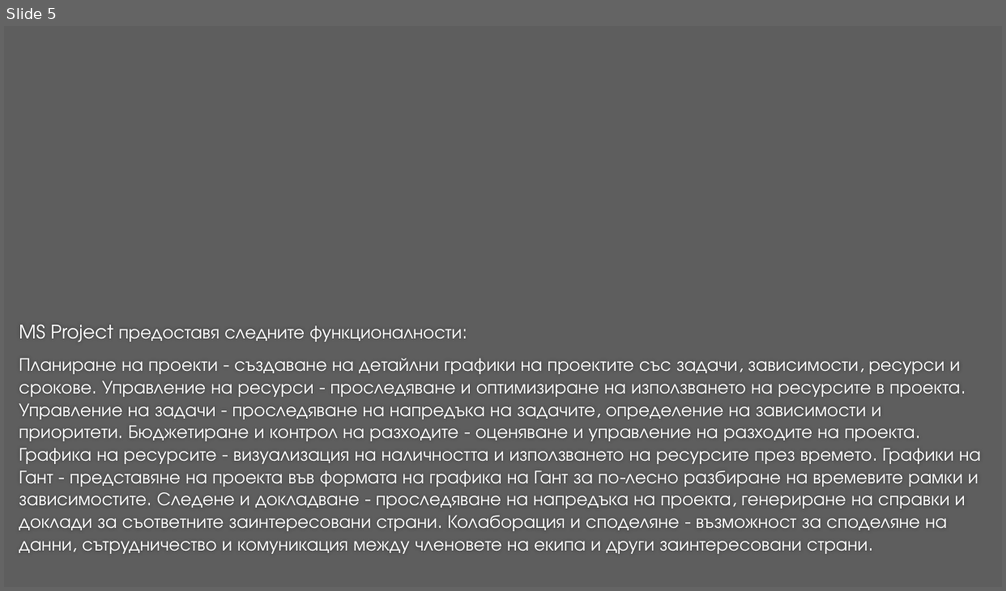
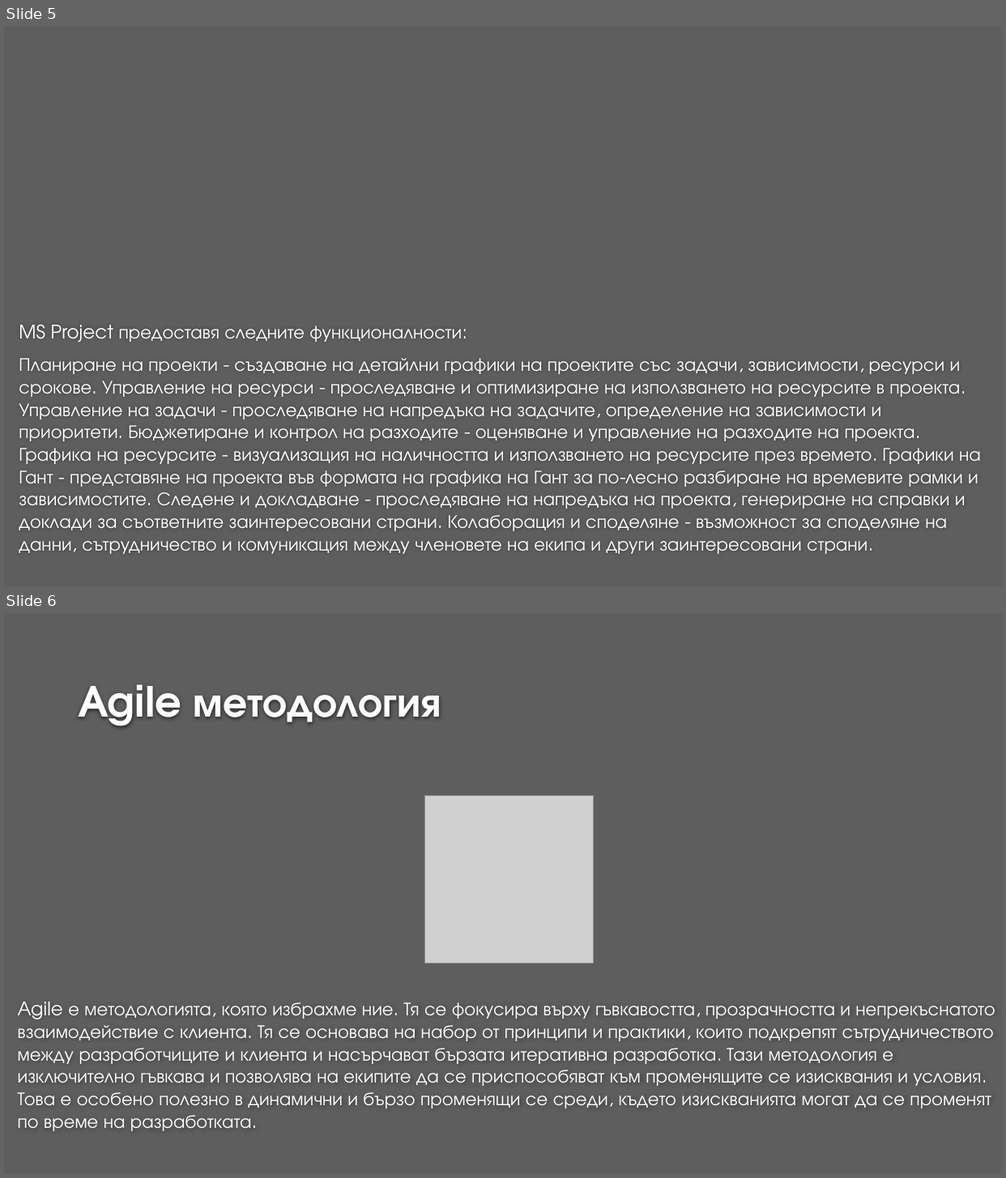
Before and after one commit to AtanasDimov/USPPROJECT, a slide deck: Презентация проект УСП.pptx. Shown one above the other, each under a label of ours: slide 5 before the commit, slides 5 and 6 after it. The pictures are 1006x591 and 1006x1178 pixels, drawn with LibreOffice and Linux fonts; fonts in the diff are those of the drawing; grey boxes stand for pictures; background and template pictures are left out. Boxes give left, top, right and bottom in pixels: in the first picture for what was removed or moved away, otherwise in the second. Text is boxed around its words. In the diff, an @@ line names an element or a change of style, - is before the commit and + after.

```diff
--- a/Презентация проект УСП.pptx
+++ b/Презентация проект УСП.pptx
@@ slide 6 added at [4,613,1002,1174], background #5E5E5E @@
@@ title added at [78,684,441,726], 40 pt, text #FEFEFE, bold @@
+Agile методология
@@ picture added at [424,796,593,964] @@
@@ text added at [18,1002,995,1131], 18 pt, text #FFFFFF @@
+Agile е методологията, която избрахме ние. Тя се фокусира върху гъвкавостта, прозрачността и непрекъснатото взаимодействие с клиента. Тя се основава на набор от принципи и практики, които подкрепят сътрудничеството между разработчиците и клиента и насърчават бързата итеративна разработка. Тази методология е изключително гъвкава и позволява на екипите да се приспособяват към променящите се изисквания и условия. Това е особено полезно в динамични и бързо променящи се среди, където изискванията могат да се променят по време на разработката.
```
Also in this commit, not shown: 4 other slides added.
